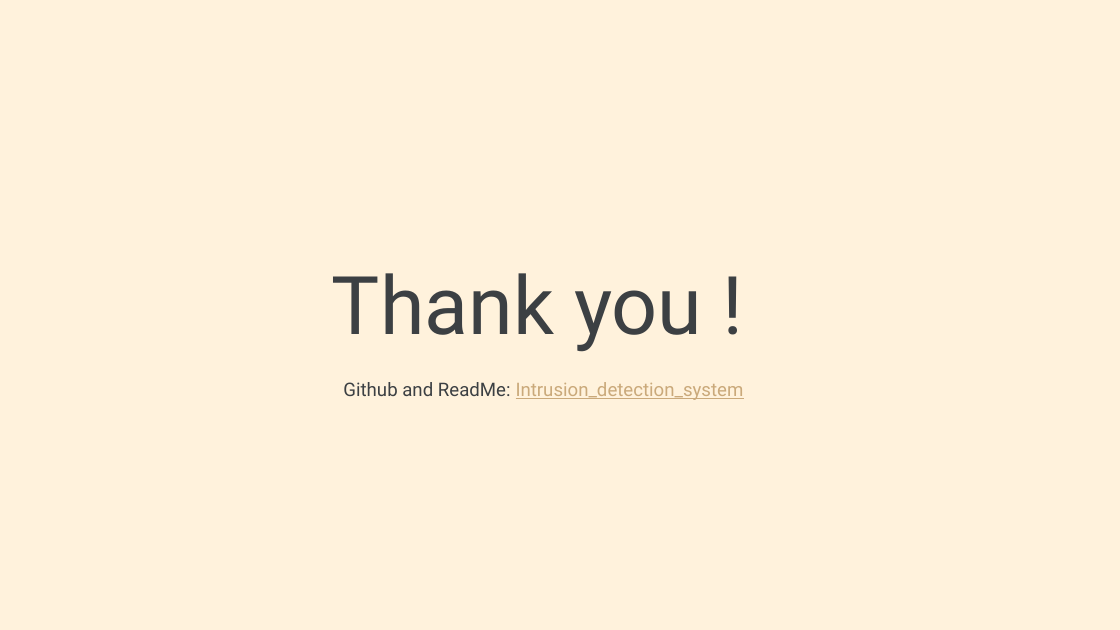
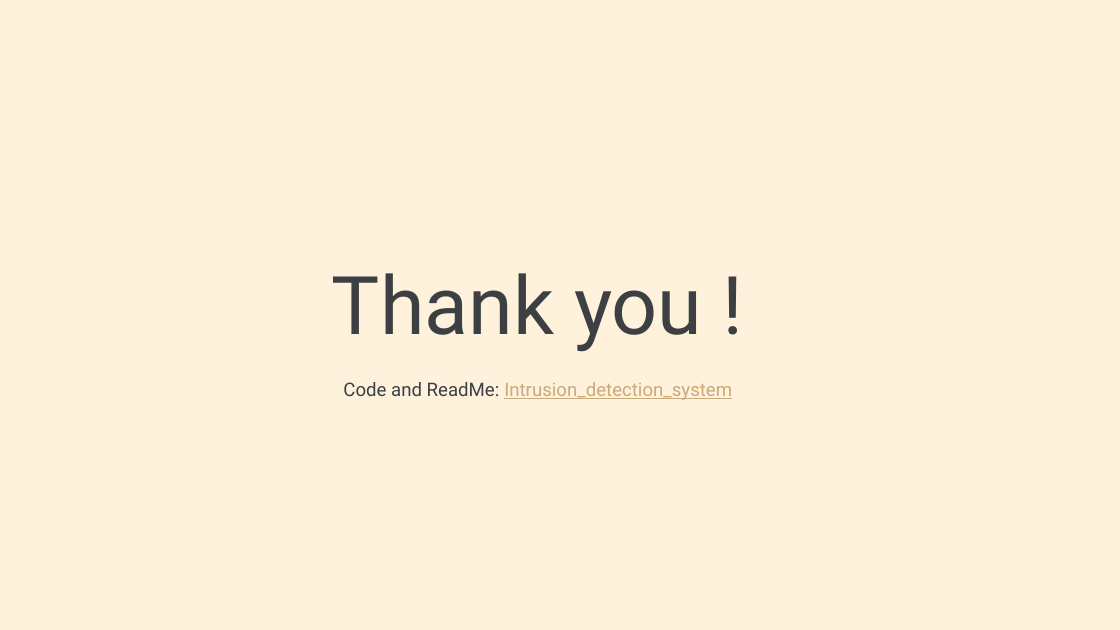
Before and after one commit to Ameybhide24/intrusion-detection-system, a slide deck: slide 22 of Presentation/Amey_Bhide_Rohan_Kapdi_CS258_Project_Presentation.pptx. Drawn at 1120x630 pixels with LibreOffice and Linux fonts; fonts in the diff are those of the drawing; background and template pictures are left out. Boxes give left, top, right and bottom in pixels: in the first picture for what was removed or moved away, otherwise in the second. Text is boxed around its words. In the diff, an @@ line names an element or a change of style, - is before the commit and + after.

Commit message:
updated presentation

```diff
--- a/Presentation/Amey_Bhide_Rohan_Kapdi_CS258_Project_Presentation.pptx
+++ b/Presentation/Amey_Bhide_Rohan_Kapdi_CS258_Project_Presentation.pptx
@@ text at (343,382,732,400): text changed @@
-Github and ReadMe: Intrusion_detection_system
+Code and ReadMe: Intrusion_detection_system
```
Also in this commit, not shown: 2 other files.
